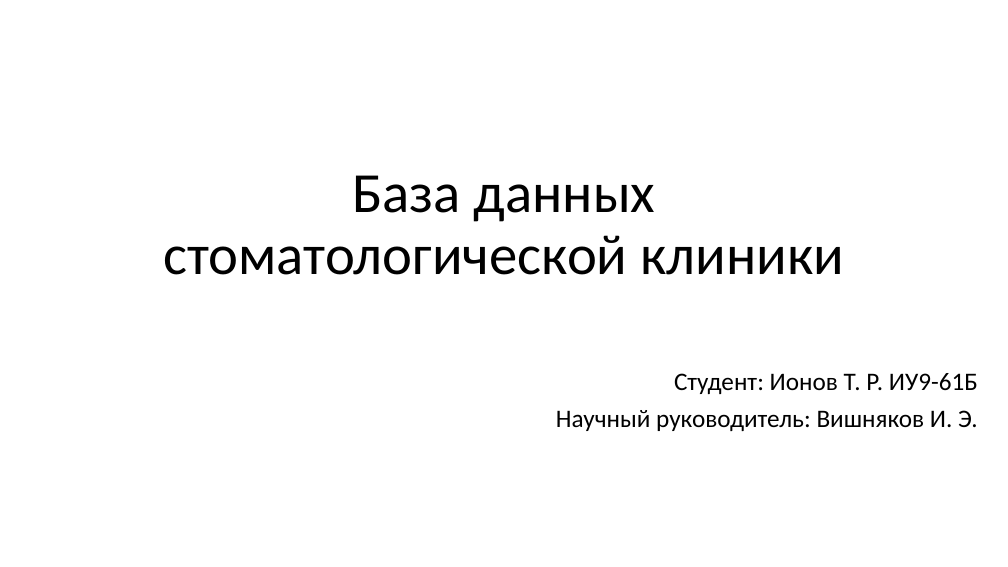
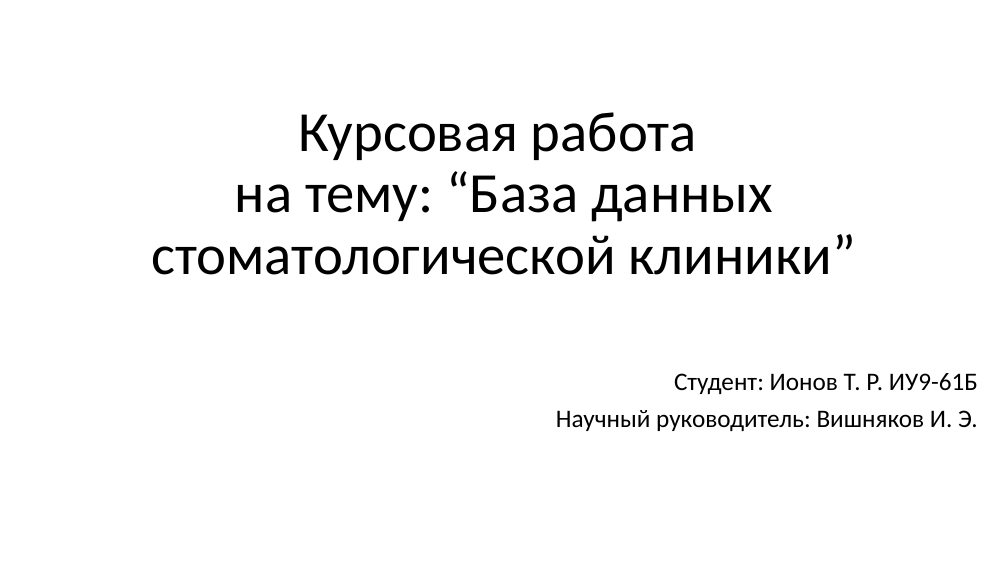
Before and after one commit to sir-timio/course_DB, a slide deck: slide 1 of Курсовая_Ионов_Т_ИУ9-61Б.pptx. Drawn at 1008x567 pixels with LibreOffice and Linux fonts; fonts in the diff are those of the drawing. Boxes give left, top, right and bottom in pixels: in the first picture for what was removed or moved away, otherwise in the second. Text is boxed around its words. In the diff, an @@ line names an element or a change of style, - is before the commit and + after.

```diff
--- a/Курсовая_Ионов_Т_ИУ9-61Б.pptx
+++ b/Курсовая_Ионов_Т_ИУ9-61Б.pptx
@@ title at (x1=152, y1=112, x2=857, y2=275): text changed @@
-База данных стоматологической клиники
+Курсовая работа
+на тему: “База данных стоматологической клиники”
```
Also in this commit, not shown: 1 other slide changed, 2 slides added, 4 other files.
